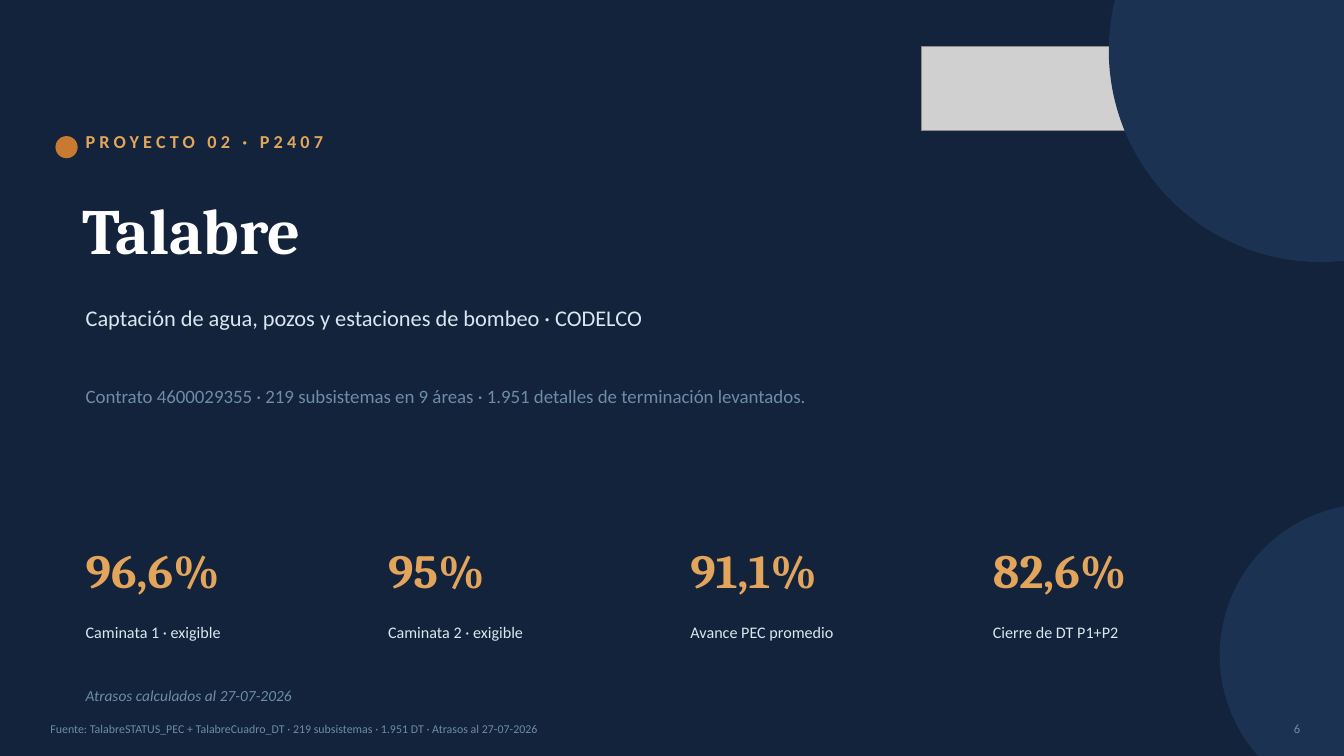
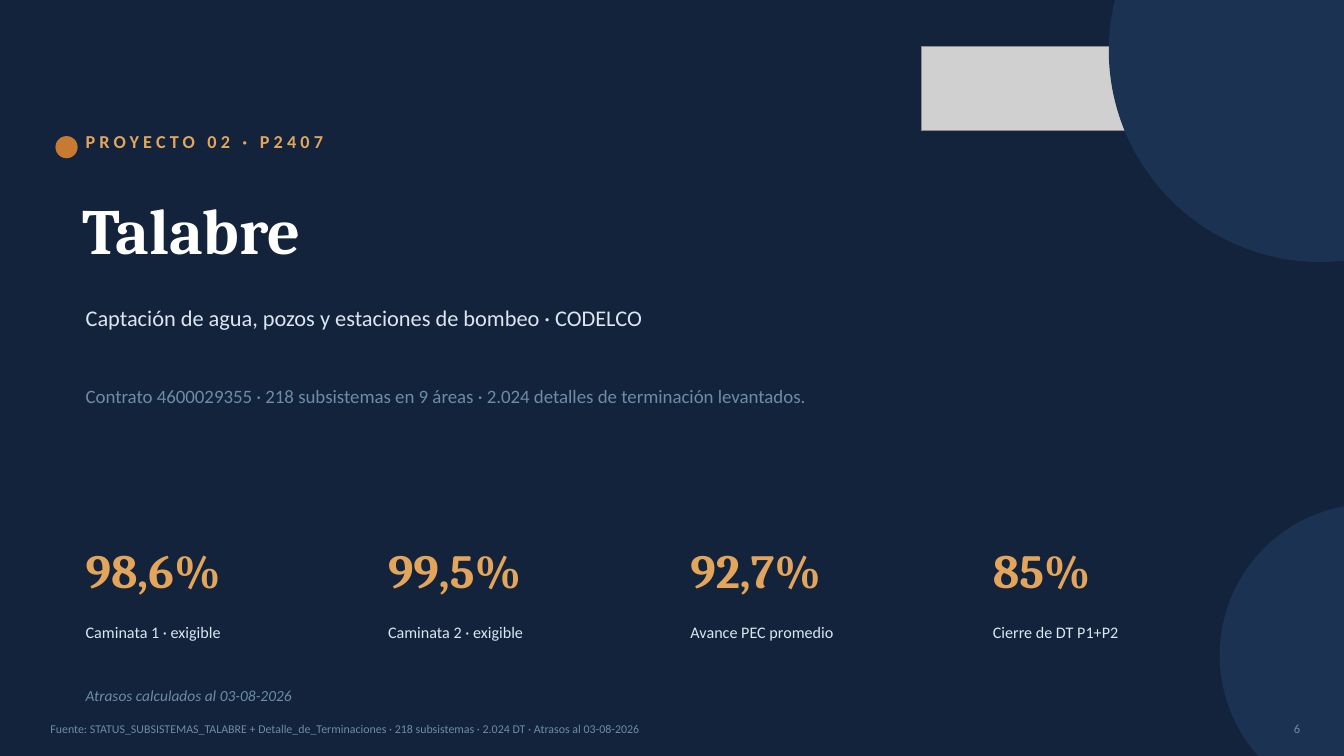
Before and after one commit to tdkvalex/Dashboard-HSEQ, a slide deck: slide 6 of panel_control_TOP_P1/Panel_Control_TOP_P1.pptx. Drawn at 1344x756 pixels with LibreOffice and Linux fonts; fonts in the diff are those of the drawing; grey boxes stand for pictures. Boxes give left, top, right and bottom in pixels: in the first picture for what was removed or moved away, otherwise in the second. Text is boxed around its words. In the diff, an @@ line names an element or a change of style, - is before the commit and + after.

```diff
--- a/panel_control_TOP_P1/Panel_Control_TOP_P1.pptx
+++ b/panel_control_TOP_P1/Panel_Control_TOP_P1.pptx
@@ text at [86,390,806,403]: text changed @@
-Contrato 4600029355 · 219 subsistemas en 9 áreas · 1.951 detalles de terminación levantados.
+Contrato 4600029355 · 218 subsistemas en 9 áreas · 2.024 detalles de terminación levantados.
@@ text at [86,555,221,595]: text changed @@
-96,6%
+98,6%
@@ text at [388,556,521,595]: text changed @@
-95%
+99,5%
@@ text at [690,555,820,595]: text changed @@
-91,1%
+92,7%
@@ text at [993,555,1091,590]: text changed @@
-82,6%
+85%
@@ text at [86,690,292,701]: text changed @@
-Atrasos calculados al 27-07-2026
+Atrasos calculados al 03-08-2026
@@ text at [50,725,640,735]: text changed @@
-Fuente: TalabreSTATUS_PEC + TalabreCuadro_DT · 219 subsistemas · 1.951 DT · Atrasos al 27-07-2026
+Fuente: STATUS_SUBSISTEMAS_TALABRE + Detalle_de_Terminaciones · 218 subsistemas · 2.024 DT · Atrasos al 03-08-2026
```
Also in this commit, not shown: 4 other slides changed, 9 other files.
